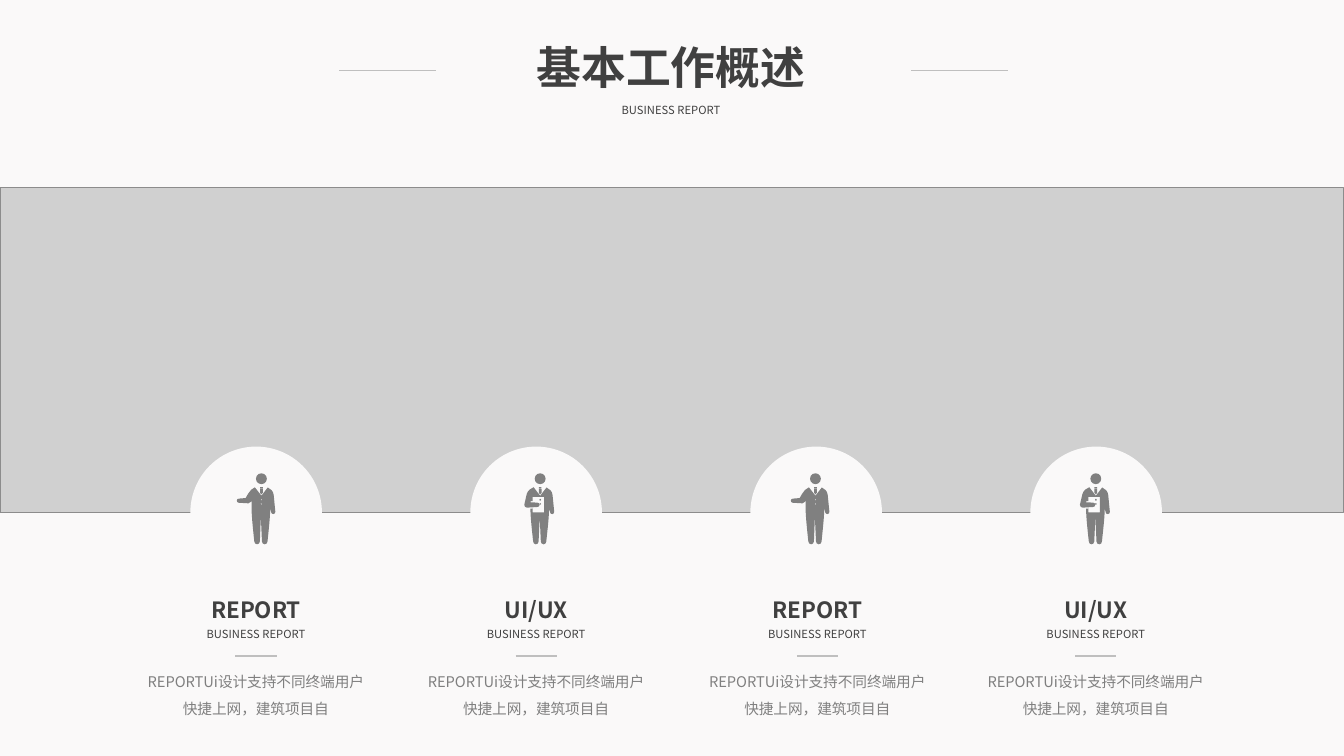
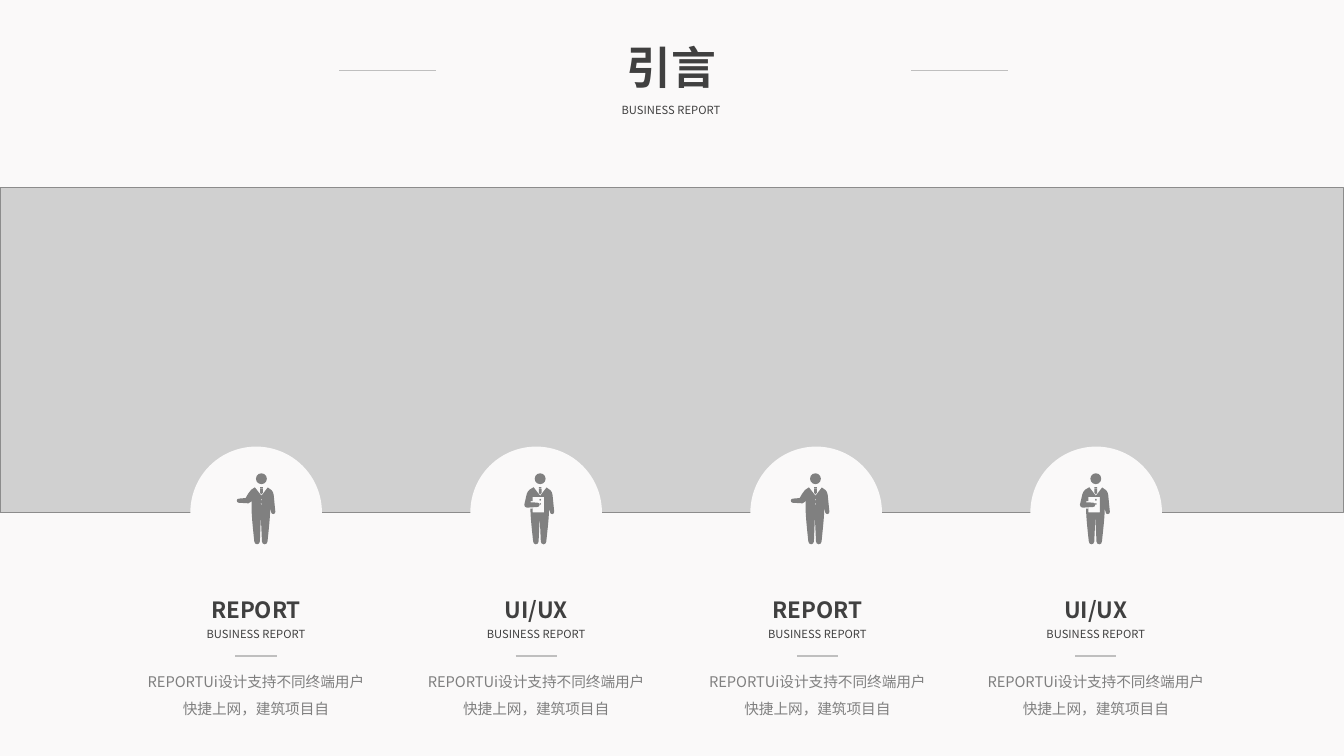
Before and after one commit to JakerHXR/Software-manage, a slide deck: slide 20 of doc/PPT/总体设计报告评审PPT_1.0.pptx (slide 3 before the commit). Drawn at 1344x756 pixels with LibreOffice and Linux fonts; fonts in the diff are those of the drawing; grey boxes stand for pictures. Boxes give left, top, right and bottom in pixels: in the first picture for what was removed or moved away, otherwise in the second. Text is boxed around its words. In the diff, an @@ line names an element or a change of style, - is before the commit and + after.

```diff
--- a/doc/PPT/总体设计报告评审PPT_1.0.pptx
+++ b/doc/PPT/总体设计报告评审PPT_1.0.pptx
@@ text at [626, 46, 716, 88]: text changed @@
-基本工作概述
+引言
```
Also in this commit, not shown: 2 other slides changed, 17 slides added, 5 slides removed.
